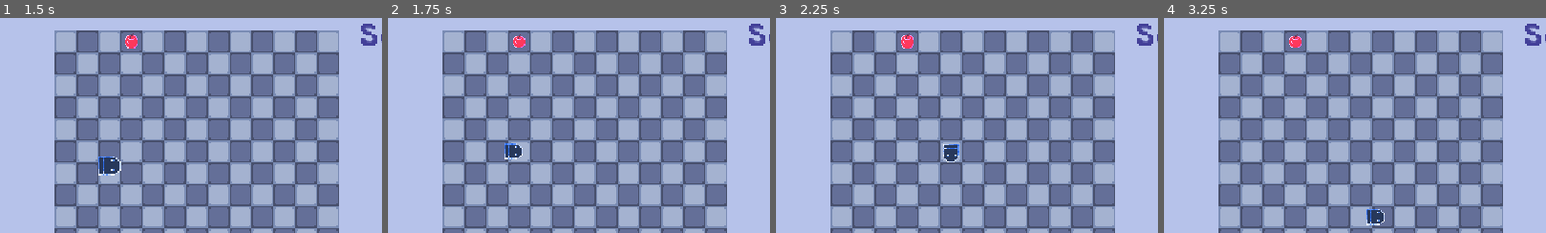
Above: before the commit, frames 1-4 (left to right).
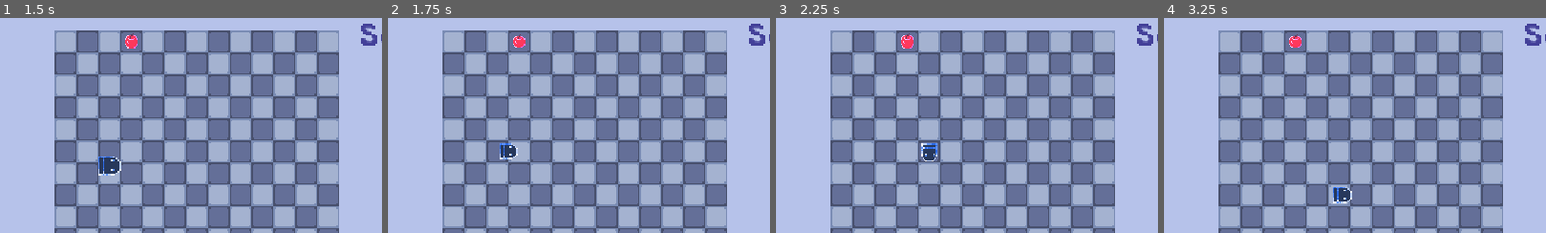
Above: after the commit, the same moments.

Repository: JustKwa/Snak-e
Game: Godot game, scene res://Scenes/main_menu.tscn
The game is run twice, just before and just after one commit, with the same random seed, the same clock (stepped at 60 frames per second) and the same inputs.
Inputs:
- Up to frame 1 (1.5 s): click "Start game" at 0.5 s; tap Enter at 1.25 s; hold Right (ui_right) from 1.28 s (still down)
- Up to frame 2 (1.75 s): keep holding Right (ui_right)
- Up to frame 3 (2.25 s): release Right (ui_right) at 2.03 s; hold Down (ui_down) from 2.03 s (still down)
- Up to frame 4 (3.25 s): release Down (ui_down) at 2.78 s; hold Right (ui_right) from 2.78 s (still down)
The pictures show only the part of the screen within x 1-51%, y 11-61%; the shares and areas given below are measured in that part.

Frame 1 is identical in both runs. In frame 2, 0.3% of the frame differs, in the area x 29-36%, y 58-66%; in frame 3, 0.7%; in frame 4, 0.7%, in the area x 44-58%, y 78-97%.

Commit message:
Implement state machine for snake objects

Diff:
--- a/Scenes/body.tscn
+++ b/Scenes/body.tscn
@@ -6,8 +6,8 @@
 [sub_resource type="CircleShape2D" id=3]
 radius = 4.12311
 
-[sub_resource type="Animation" id=2]
-resource_name = "bounce"
+[sub_resource type="Animation" id=5]
+resource_name = "bounce_h"
 length = 0.4
 tracks/0/type = "method"
 tracks/0/path = NodePath(".")
@@ -20,7 +20,51 @@
 "transitions": PoolRealArray( 1 ),
 "values": [ {
 "args": [  ],
-"method": "change_dir"
+"method": "_change_dir"
+} ]
+}
+tracks/1/type = "value"
+tracks/1/path = NodePath(".:scale")
+tracks/1/interp = 1
+tracks/1/loop_wrap = true
+tracks/1/imported = false
+tracks/1/enabled = true
+tracks/1/keys = {
+"times": PoolRealArray( 0, 0.05, 0.25 ),
+"transitions": PoolRealArray( 1, 1, 1 ),
+"update": 0,
+"values": [ Vector2( 1, 1 ), Vector2( 1, 0.75 ), Vector2( 1, 1 ) ]
+}
+tracks/2/type = "method"
+tracks/2/path = NodePath("AnimationPlayer")
+tracks/2/interp = 1
+tracks/2/loop_wrap = true
+tracks/2/imported = false
+tracks/2/enabled = true
+tracks/2/keys = {
+"times": PoolRealArray( 0.3 ),
+"transitions": PoolRealArray( 1 ),
+"values": [ {
+"args": [ "moving", -1, 1.0, false ],
+"method": "play"
+} ]
+}
+
+[sub_resource type="Animation" id=2]
+resource_name = "bounce_v"
+length = 0.4
+tracks/0/type = "method"
+tracks/0/path = NodePath(".")
+tracks/0/interp = 1
+tracks/0/loop_wrap = true
+tracks/0/imported = false
+tracks/0/enabled = true
+tracks/0/keys = {
+"times": PoolRealArray( 0 ),
+"transitions": PoolRealArray( 1 ),
+"values": [ {
+"args": [  ],
+"method": "_change_dir"
 } ]
 }
 tracks/1/type = "value"
@@ -80,7 +124,8 @@
 
 [node name="AnimationPlayer" type="AnimationPlayer" parent="."]
 autoplay = "moving"
-anims/bounce = SubResource( 2 )
+anims/bounce_h = SubResource( 5 )
+anims/bounce_v = SubResource( 2 )
 anims/moving = SubResource( 4 )
 
 [connection signal="area_entered" from="." to="." method="_on_body_area_entered"]
--- a/Scenes/level.tscn
+++ b/Scenes/level.tscn
@@ -118,7 +118,7 @@
 __meta__ = {
 "_edit_lock_": true
 }
-speed = 4.4
+speed = 3.0
 
 [node name="stage" type="Control" parent="."]
 margin_top = -3.0
--- a/Scripts/level_collision.gd
+++ b/Scripts/level_collision.gd
@@ -6,4 +6,4 @@
 	if "head" in area.name:
 		global_var.game_over = true
 	elif "body" in area.name:
-		area.bounce()
+		area.collided()
--- a/Scripts/snake_body.gd
+++ b/Scripts/snake_body.gd
@@ -1,13 +1,53 @@
 extends SnakeBody
 
+
+enum State {MOVE, BOUNCE}
+
 var disconnect: bool = false
+var is_bounce: bool = false
 
 
-func bounce():
-	animation_player.play("bounce")
+func _ready() -> void:
+	state = State.MOVE
 
 
-func change_dir() -> void:
+func _physics_process(delta) -> void:
+	match state:
+		State.MOVE:
+			_move(delta)
+		State.BOUNCE:
+			_bounce()
+			state = State.MOVE
+
+
+func collided():
+	state = State.BOUNCE
+
+
+func _bounce() -> void:
+	match direction:
+		Vector2.LEFT, Vector2.RIGHT:
+			animation_player.play('bounce_v')
+		Vector2.UP, Vector2.DOWN:
+			animation_player.play('bounce_h')
+
+
+func _move(delta):
+	# use to slow down the bullet movement
+	var speed_dampener = 0.8
+
+	percent_to_tile += (global_var.speed * speed_dampener) * delta
+
+	if percent_to_tile >= 1.0:
+		position = current_pos + (direction * GRID_SIZE)
+		current_pos = self.position
+		percent_to_tile = 0.0
+
+	else:
+		position = current_pos + (GRID_SIZE * percent_to_tile * direction)
+
+
+func _change_dir() -> void:
 	self.position = Vector2(round(self.position.x), round(self.position.y))
 	current_pos = self.position
 	percent_to_tile = 0.0
@@ -23,6 +63,7 @@
 		elif "head" in area.name:
 			global_var.game_over = true
 
+
 func _on_body_area_exited(area: Area2D) -> void:
 	if !disconnect && "head" in area.name:
 		disconnect = true
--- a/Scripts/snake_class.gd
+++ b/Scripts/snake_class.gd
@@ -4,30 +4,8 @@
 
 var direction = Vector2.RIGHT
 var percent_to_tile = 0.0
+var state
 
 onready var global_var = preload('res://global_var.tres')
 onready var current_pos = self.position
 onready var animation_player = get_node("AnimationPlayer")
-
-
-func _ready():
-	pass
-
-
-func _physics_process(delta):
-	_move(delta)
-
-
-func _move(delta):
-	# use to slow down the bullet movement
-	var speed_dampener = 0.8
-
-	percent_to_tile += (global_var.speed * speed_dampener) * delta
-
-	if percent_to_tile >= 1.0:
-		position = current_pos + (direction * GRID_SIZE)
-		current_pos = self.position
-		percent_to_tile = 0.0
-
-	else:
-		position = current_pos + (GRID_SIZE * percent_to_tile * direction)
--- a/Scripts/snake_head.gd
+++ b/Scripts/snake_head.gd
@@ -1,16 +1,33 @@
 extends SnakeBody
+
+enum RotateAngle {LEFT = 0, RIGHT = 180, UP = 90,DOWN = -90}
+enum State {ROTATE, MOVE}
+
+var rotation_angle : int = RotateAngle.RIGHT
 
 onready var snake_controller = get_parent()
 
 signal at_tile
 
+
 func _ready():
+	state = State.MOVE
 	snake_controller.connect('food_eaten', self,'on_food_eaten')
 
 
+func _physics_process(delta):
+	match state:
+		State.ROTATE:
+			_rotate(rotation_angle)
+			state = State.MOVE
+		State.MOVE:
+			_move(delta)
+			if _is_rotate():
+				state = State.ROTATE
+			pass
+
+
 func _move(delta):
-	_rotate()
-
 	percent_to_tile += global_var.speed * delta
 
 	# Detects movement change at < 1.0 for snappier movement
@@ -24,17 +41,26 @@
 		position = current_pos + (GRID_SIZE * percent_to_tile * direction)
 
 
-func _rotate() -> void:
+func _is_rotate() -> bool:
+	var new_rotation_angle: int
 	match direction:
 		Vector2.LEFT:
-			set_rotation_degrees(0)
+			new_rotation_angle = RotateAngle.LEFT
 		Vector2.RIGHT:
-			set_rotation_degrees(180)
+			new_rotation_angle = RotateAngle.RIGHT
 		Vector2.DOWN:
-			set_rotation_degrees(-90)
+			new_rotation_angle = RotateAngle.DOWN
 		Vector2.UP:
-			set_rotation_degrees(90)
+			new_rotation_angle = RotateAngle.UP
+	if new_rotation_angle == rotation_angle: return false
+	else:
+		rotation_angle = new_rotation_angle
+		return true
+
+
+func _rotate(value: int):
+	set_rotation_degrees(value)
 
 
 func on_food_eaten() -> void:
-	emit_signal('food_eaten')
+	animation_player.play('eat_hold')
Not shown: 1 places in Scenes/body.tscn that only renumber resources
